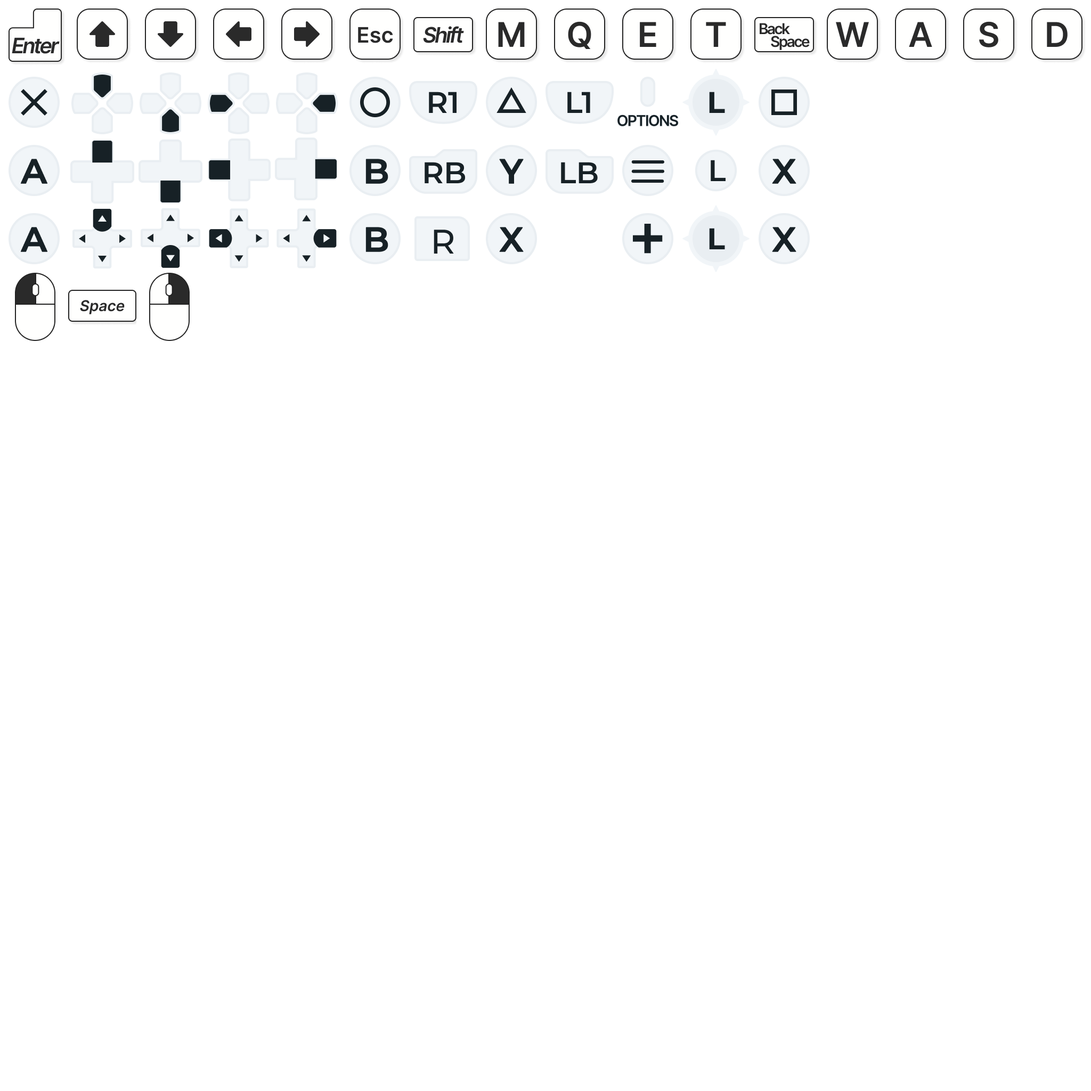
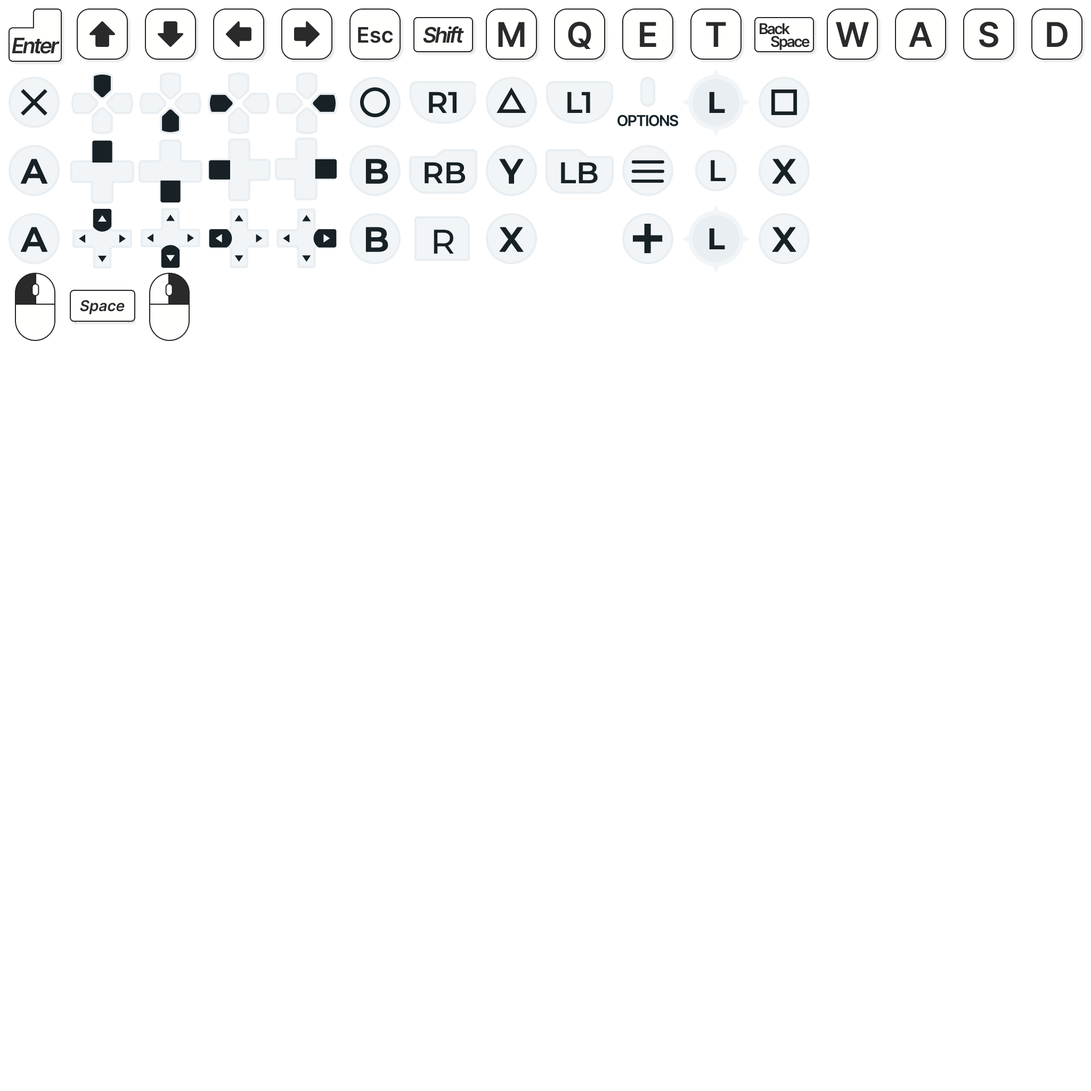
Layered file, before and after one edit (1091px x 1091px). Changes by layer:
painted on "T_P4_L1_Light.png" over box(545, 86, 614, 97)
painted on "T_P4_R1_Light.png" over box(409, 84, 478, 103)
painted on "T_Space_Key_White.png" over box(68, 289, 137, 325)
